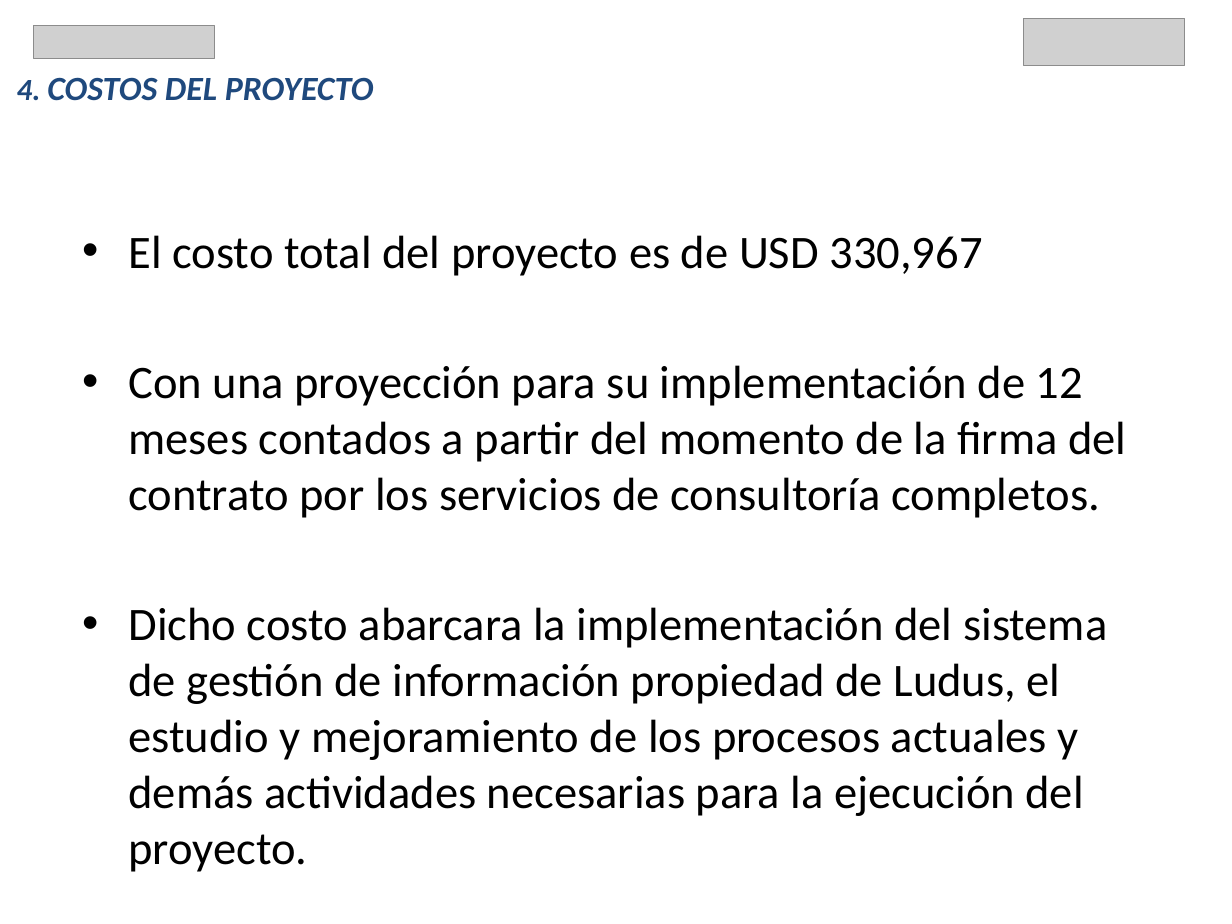
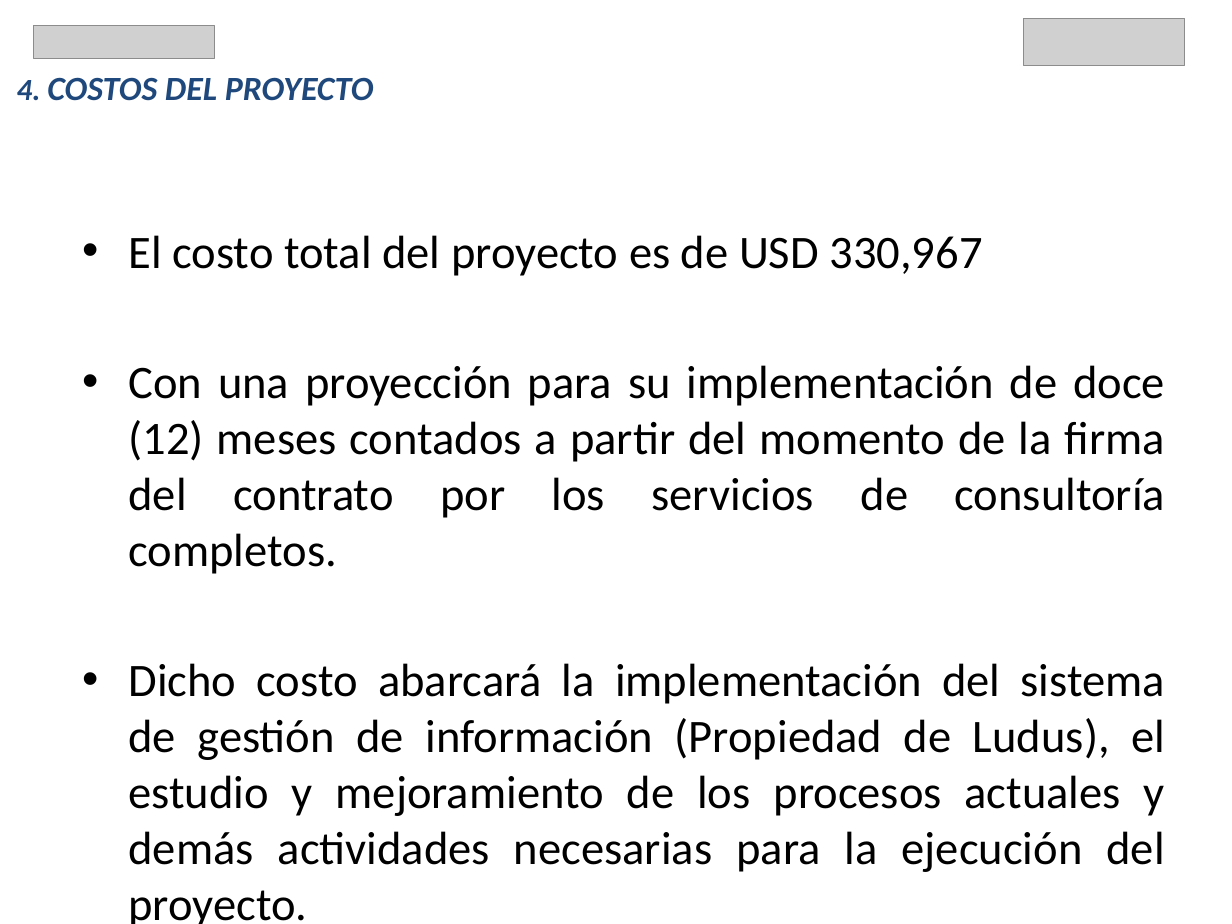
Before and after one commit to JuanCarlosReyesGuerrero/TFG_OBS, a slide deck: slide 6 of PresentacionTFM.pptx. Drawn at 1232x924 pixels with LibreOffice and Linux fonts; fonts in the diff are those of the drawing; grey boxes stand for pictures. Boxes give left, top, right and bottom in pixels: in the first picture for what was removed or moved away, otherwise in the second. Text is boxed around its words. In the diff, an @@ line names an element or a change of style, - is before the commit and + after.

Commit message:
Actualizacion Miguel Palacios (estilo y forma)
He agregado un slide para separar Estrategia de Implementacion, Fases y
Actividades Principales de Implementacion

```diff
--- a/PresentacionTFM.pptx
+++ b/PresentacionTFM.pptx
@@ text at [128, 365, 1166, 924]: text changed @@
-• Con una proyección para su implementación de 12 meses contados a partir del momento de la firma del contrato por los servicios de consultoría completos.
-• Dicho costo abarcara la implementación del sistema de gestión de información propiedad de Ludus, el estudio y mejoramiento de los procesos actuales y demás actividades necesarias para la ejecución del proyecto.
+• Con una proyección para su implementación de doce (12) meses contados a partir del momento de la firma del contrato por los servicios de consultoría completos.
+• Dicho costo abarcará la implementación del sistema de gestión de información (Propiedad de Ludus), el estudio y mejoramiento de los procesos actuales y demás actividades necesarias para la ejecución del proyecto.
```
Also in this commit, not shown: 5 other slides changed, 1 slide added.
